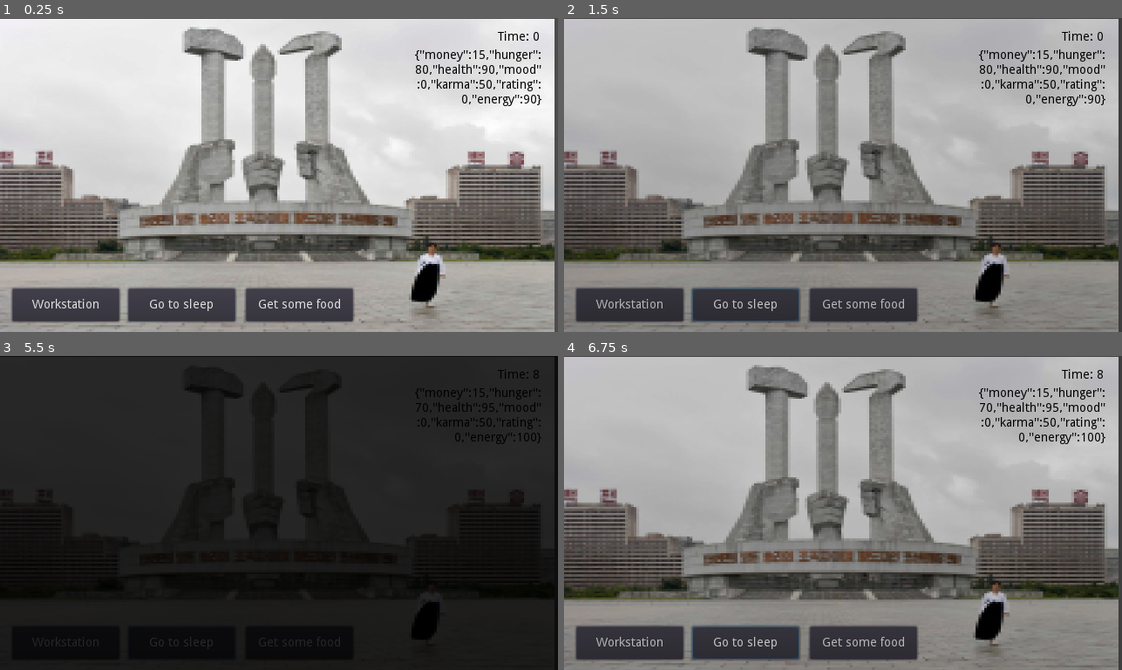
Above: before the commit, frames 1-4 (two rows, left to right).
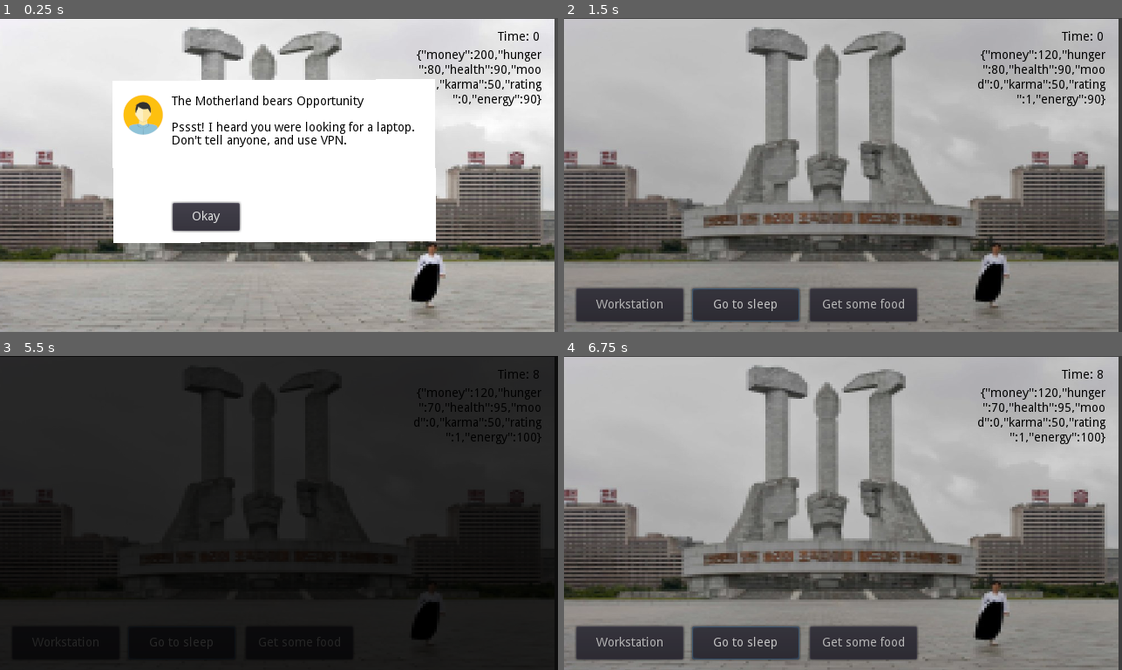
Above: after the commit, the same moments.

Repository: soulseekah/nomadsky
Game: Godot game, scene res://scenes/Main.tscn
Same seed, same stepped clock (60 frames per second), same inputs: the game is played once before the commit and once after it.
Inputs (mouse positions are in pixels of both pictures, inside the frame that each line leads up to):
- Up to frame 1 (0.25 s): no input
- Up to frame 2 (1.5 s): click (770, 215) at 0.5 s, where only the run after the commit has a clickable "Okay"; click "Go to sleep" at 1.25 s
- Up to frame 3 (5.5 s): click "Go to sleep" at 2 s; click "Workstation" at 2.75 s; click "Get some food" at 3.5 s; click "Workstation" at 4.25 s; click "Get some food" at 5 s
- Up to frame 4 (6.75 s): click "Workstation" at 5.75 s; click "Go to sleep" at 6.5 s

The runs differ from the first frame. In frame 1, 33% of the frame differs, in the area x 2-98%, y 10-97%; in frame 2, 1.2%; in frame 3, 0.6%; in frame 4, 1.2%.

Commit message:
all the things

Diff:
--- /dev/null
+++ b/assets/DejaVuSansMono.tres
@@ -0,0 +1,8 @@
+[gd_resource type="DynamicFont" load_steps=2 format=2]
+
+[sub_resource type="DynamicFontData" id=2]
+font_path = "res://assets/DejaVuSansMono.ttf"
+
+[resource]
+size = 14
+font_data = SubResource( 2 )
--- a/project.godot
+++ b/project.godot
@@ -9,6 +9,11 @@
 config_version=4
 
 _global_script_classes=[ {
+"base": "Node",
+"class": "Main",
+"language": "GDScript",
+"path": "res://src/Main.gd"
+}, {
 "base": "Reference",
 "class": "Modifiers",
 "language": "GDScript",
@@ -20,6 +25,7 @@
 "path": "res://src/Nomad.gd"
 } ]
 _global_script_class_icons={
+"Main": "",
 "Modifiers": "",
 "Nomad": ""
 }
--- /dev/null
+++ b/scenes/Courses.tscn
@@ -0,0 +1,124 @@
+[gd_scene load_steps=5 format=2]
+
+[ext_resource path="res://assets/DejaVuSansMono.tres" type="DynamicFont" id=1]
+
+[sub_resource type="DynamicFontData" id=2]
+font_path = "res://assets/DejaVuSansMono.ttf"
+
+[sub_resource type="DynamicFont" id=3]
+size = 20
+font_data = SubResource( 2 )
+
+[sub_resource type="ButtonGroup" id=4]
+
+[node name="Courses" type="Node2D"]
+
+[node name="ColorRect" type="ColorRect" parent="."]
+margin_right = 373.0
+margin_bottom = 276.0
+rect_pivot_offset = Vector2( -240.6, -30.3639 )
+__meta__ = {
+"_edit_use_anchors_": false
+}
+
+[node name="Label" type="Label" parent="."]
+margin_left = 10.0
+margin_top = 14.0
+margin_right = 103.0
+margin_bottom = 43.0
+custom_fonts/font = SubResource( 3 )
+custom_colors/font_color = Color( 0, 0, 0, 1 )
+text = "Courses"
+__meta__ = {
+"_edit_use_anchors_": false
+}
+
+[node name="Course1" type="CheckBox" parent="."]
+margin_left = 8.0
+margin_top = 64.0
+margin_right = 276.0
+margin_bottom = 101.0
+custom_fonts/font = ExtResource( 1 )
+custom_colors/font_color_hover_pressed = Color( 0, 0, 0, 1 )
+custom_colors/font_color = Color( 0, 0, 0, 1 )
+custom_colors/font_color_hover = Color( 0, 0, 0, 1 )
+custom_colors/font_color_pressed = Color( 0, 0, 0, 1 )
+group = SubResource( 4 )
+text = "Course Title Goes Here, $40"
+__meta__ = {
+"_edit_use_anchors_": false
+}
+
+[node name="Course2" type="CheckBox" parent="."]
+margin_left = 8.0
+margin_top = 95.0
+margin_right = 276.0
+margin_bottom = 132.0
+custom_fonts/font = ExtResource( 1 )
+custom_colors/font_color_hover_pressed = Color( 0, 0, 0, 1 )
+custom_colors/font_color = Color( 0, 0, 0, 1 )
+custom_colors/font_color_hover = Color( 0, 0, 0, 1 )
+custom_colors/font_color_pressed = Color( 0, 0, 0, 1 )
+group = SubResource( 4 )
+text = "Another Course, $50"
+__meta__ = {
+"_edit_use_anchors_": false
+}
+
+[node name="Course3" type="CheckBox" parent="."]
+margin_left = 8.0
+margin_top = 126.0
+margin_right = 276.0
+margin_bottom = 163.0
+custom_fonts/font = ExtResource( 1 )
+custom_colors/font_color_hover_pressed = Color( 0, 0, 0, 1 )
+custom_colors/font_color = Color( 0, 0, 0, 1 )
+custom_colors/font_color_hover = Color( 0, 0, 0, 1 )
+custom_colors/font_color_pressed = Color( 0, 0, 0, 1 )
+group = SubResource( 4 )
+text = "Another Course, $50"
+__meta__ = {
+"_edit_use_anchors_": false
+}
+
+[node name="Submit" type="Button" parent="."]
+margin_left = 25.0
+margin_top = 202.0
+margin_right = 126.0
+margin_bottom = 247.0
+text = "Do it"
+__meta__ = {
+"_edit_use_anchors_": false
+}
+
+[node name="Cancel" type="Button" parent="."]
+margin_left = 135.0
+margin_top = 202.0
+margin_right = 277.0
+margin_bottom = 247.0
+text = "Maybe Next Time"
+__meta__ = {
+"_edit_use_anchors_": false
+}
+
+[node name="Doing" type="Node2D" parent="."]
+visible = false
+
+[node name="ColorRect" type="ColorRect" parent="Doing"]
+margin_right = 374.0
+margin_bottom = 277.0
+__meta__ = {
+"_edit_use_anchors_": false
+}
+
+[node name="Label2" type="Label" parent="Doing/ColorRect"]
+margin_left = 111.0
+margin_top = 119.0
+margin_right = 243.0
+margin_bottom = 148.0
+custom_fonts/font = SubResource( 3 )
+custom_colors/font_color = Color( 0, 0, 0, 1 )
+text = "Learning..."
+__meta__ = {
+"_edit_use_anchors_": false
+}
--- /dev/null
+++ b/scenes/Quiz.tscn
@@ -0,0 +1,105 @@
+[gd_scene load_steps=5 format=2]
+
+[ext_resource path="res://assets/DejaVuSansMono.tres" type="DynamicFont" id=1]
+
+[sub_resource type="ButtonGroup" id=1]
+
+[sub_resource type="DynamicFontData" id=2]
+font_path = "res://assets/DejaVuSansMono.ttf"
+
+[sub_resource type="DynamicFont" id=3]
+size = 20
+font_data = SubResource( 2 )
+
+[node name="Quiz" type="Node2D"]
+
+[node name="ColorRect" type="ColorRect" parent="."]
+margin_top = 1.0
+margin_right = 378.0
+margin_bottom = 255.0
+__meta__ = {
+"_edit_use_anchors_": false
+}
+
+[node name="Answer1" type="CheckBox" parent="."]
+margin_left = 36.4183
+margin_top = 101.855
+margin_right = 88.4183
+margin_bottom = 126.855
+custom_fonts/font = ExtResource( 1 )
+custom_colors/font_color_hover_pressed = Color( 0, 0, 0, 1 )
+custom_colors/font_color = Color( 0, 0, 0, 1 )
+custom_colors/font_color_hover = Color( 0, 0, 0, 1 )
+custom_colors/font_color_pressed = Color( 0, 0, 0, 1 )
+group = SubResource( 1 )
+text = "Yes"
+__meta__ = {
+"_edit_use_anchors_": false
+}
+
+[node name="Answer2" type="CheckBox" parent="."]
+margin_left = 36.0
+margin_top = 126.0
+margin_right = 296.0
+margin_bottom = 151.0
+custom_fonts/font = ExtResource( 1 )
+custom_colors/font_color_hover_pressed = Color( 0, 0, 0, 1 )
+custom_colors/font_color = Color( 0, 0, 0, 1 )
+custom_colors/font_color_hover = Color( 0, 0, 0, 1 )
+custom_colors/font_color_pressed = Color( 0, 0, 0, 1 )
+group = SubResource( 1 )
+text = "Need to consult with roommate"
+__meta__ = {
+"_edit_use_anchors_": false
+}
+
+[node name="Answer3" type="CheckBox" parent="."]
+margin_left = 36.0
+margin_top = 149.272
+margin_right = 304.0
+margin_bottom = 174.272
+custom_fonts/font = ExtResource( 1 )
+custom_colors/font_color_hover_pressed = Color( 0, 0, 0, 1 )
+custom_colors/font_color = Color( 0, 0, 0, 1 )
+custom_colors/font_color_hover = Color( 0, 0, 0, 1 )
+custom_colors/font_color_pressed = Color( 0, 0, 0, 1 )
+group = SubResource( 1 )
+text = "You still haven't bought them?"
+__meta__ = {
+"_edit_use_anchors_": false
+}
+
+[node name="Submit" type="Button" parent="."]
+margin_left = 42.5455
+margin_top = 187.964
+margin_right = 132.546
+margin_bottom = 225.964
+text = "Submit"
+__meta__ = {
+"_edit_use_anchors_": false
+}
+
+[node name="Label" type="Label" parent="."]
+margin_left = 19.6189
+margin_top = 19.2063
+margin_right = 70.6189
+margin_bottom = 45.2063
+custom_fonts/font = SubResource( 3 )
+custom_colors/font_color = Color( 0, 0, 0, 1 )
+text = "Quiz"
+__meta__ = {
+"_edit_use_anchors_": false
+}
+
+[node name="Question" type="Label" parent="."]
+margin_left = 19.0
+margin_top = 49.0
+margin_right = 366.0
+margin_bottom = 100.0
+custom_fonts/font = ExtResource( 1 )
+custom_colors/font_color = Color( 0, 0, 0, 1 )
+text = "Is it worth buying 10,000 links to your post?"
+autowrap = true
+__meta__ = {
+"_edit_use_anchors_": false
+}
--- a/scenes/Workstation.tscn
+++ b/scenes/Workstation.tscn
@@ -1,6 +1,8 @@
-[gd_scene load_steps=2 format=2]
+[gd_scene load_steps=4 format=2]
 
 [ext_resource path="res://assets/art/laptops/red.png" type="Texture" id=1]
+[ext_resource path="res://scenes/Quiz.tscn" type="PackedScene" id=2]
+[ext_resource path="res://scenes/Courses.tscn" type="PackedScene" id=3]
 
 [node name="Node2D" type="Node2D"]
 
@@ -53,3 +55,11 @@
 __meta__ = {
 "_edit_use_anchors_": false
 }
+
+[node name="Quiz" parent="." instance=ExtResource( 2 )]
+visible = false
+position = Vector2( -190.064, -165.065 )
+
+[node name="Courses" parent="." instance=ExtResource( 3 )]
+visible = false
+position = Vector2( -190.772, -175.267 )
--- a/src/Cards.gd
+++ b/src/Cards.gd
@@ -4,16 +4,39 @@
 var cards: Array = []
 
 
-func pick() -> Card:
-	cards.shuffle()
+func pick(types: Array, main: Main) -> Card:
+	var valid = []
+	var total = 0
 
 	for card in cards:
 		if card.done:
 			continue
 
-		return card
+		if types and not card.type in types:
+			continue
+
+		if card.requirements.has('time') and card.requirements['time'] > main.time:
+			continue
+
+		valid.append(card)
+		total += int(card.chance * 1000)
+
+	if not valid.front():
+		return null
+
+	if valid.front().chance >= 1.0:
+		return valid.front()
+
+	var choice = (randi() % total) + 1
+	for card in valid:
+		choice -= int(card.chance * 1000)
+		if choice <= 0:
+			return card
 
 	return null
+
+func sort_cards(a, b):
+	return a.chance > b.chance
 
 class Card:
 	var type: String # one of work, accident, gift, decision, info
@@ -240,3 +263,5 @@
 			},
 		},
 	]: cards.append(Card.new(card))
+
+	cards.sort_custom(Cards, 'sort_cards')
--- a/src/Courses.gd
+++ b/src/Courses.gd
@@ -1,12 +1,27 @@
 extends Node
 
+func available(main: Main) -> Array:
+	var valid = []
+	courses.shuffle()
+
+	for course in courses:
+		if course.done:
+			continue
+
+		# TODO: Requirements
+
+		valid.append(course)
+		if valid.size() >= 3:
+			break
+
+	return valid
 
 var courses: Array = []
-
 
 class Course:
 	var name: String
 	var type: String
+	var done: bool
 
 	var cost: int
 
@@ -26,6 +41,7 @@
 		name = course['name']
 		type = course['type'] # copywriting, design, code, soft, gamedev
 		cost = course['cost']
+		done = false
 
 		for quiz in course.quiz:
 			quizzes.append(Quiz.new(quiz))
--- a/src/Main.gd
+++ b/src/Main.gd
@@ -1,4 +1,8 @@
 extends Node
+
+signal card_closed
+
+class_name Main
 
 var time: float
 var nomad: Nomad
@@ -7,12 +11,15 @@
 
 var last_pick: int
 var current_card
+var queued_card
 var actions
-
+var valid_courses: Array
 
 func _ready():
+	randomize()
+
 	nomad = Nomad.new()
-	nomad.money = 15
+	nomad.money = 200
 	nomad.health = 90
 	nomad.karma = 50
 	nomad.energy = 90
@@ -22,7 +29,7 @@
 	location = Modifiers.Location.Pyongyang.new()
 	actions = [$Card/Action1, $Card/Action2, $Card/Action3]
 
-	$Actions.show()
+	$Actions.hide()
 	$Workstation.hide()
 
 	$Actions/Work.connect('pressed', self, 'workstation_open')
@@ -32,6 +39,10 @@
 	$Workstation/Actions/Shutdown.connect('pressed', self, 'workstation_close')
 	$Workstation/Actions/Work.connect('pressed', self, 'find_work')
 
+	$Workstation/Actions/Courses.connect('pressed', self, 'show_courses')
+	$Workstation/Courses/Cancel.connect('pressed', self, 'hide_courses')
+	$Workstation/Courses/Submit.connect('pressed', self, 'do_course')
+
 	$Error/Okay.connect('pressed', self, 'dismiss_error')
 
 	$Card/Action1.connect('pressed', self, 'do_action_1')
@@ -40,18 +51,77 @@
 
 	nomad.connect('dead', self, 'dead')
 
+	#yield(get_tree().create_timer(3.0), 'timeout')
+
+	# First card
+	current_card = Cards.pick(['info'], self)
+	self.show_card(current_card)
+
+	yield(self, 'card_closed')
+	$Actions.show()
+
+	var timer = Timer.new()
+	timer.set_wait_time(5.0)
+	timer.set_one_shot(false)
+	timer.connect('timeout', self, 'maybe_pick_card')
+	self.add_child(timer)
+	timer.start()
+
 	$Timer.text = str(time);
 
 func _process(delta):
 	$Timer.text = 'Time: %s' % str(int(time))
 	$Stats.text = str(nomad)
 
+	if queued_card and self.is_idle():
+		current_card = queued_card
+
+		if $Workstation.visible:
+			$Workstation/Actions.hide()
+		else:
+			$Actions.hide()
+
+		self.show_card(current_card)
+		yield(self, 'card_closed')
+		queued_card = null
+
+		if $Workstation.visible:
+			$Workstation/Actions.show()
+		else:
+			$Actions.show()
+
+func is_idle():
+	if $Blackout.visible:
+		return false
+
+	if $Error.visible:
+		return false
+
+	if $Card.visible:
+		return false
+
+	if $Workstation/Loading.visible:
+		return false
+
+	if current_card:
+		return false
+
+	if $Workstation/Courses.visible:
+		return false
+
+	return true
+
+
 func dismiss_error():
 	$Error.hide()
 
+func maybe_pick_card():
+	if randf() > 0.9 and not queued_card:
+		queued_card = Cards.pick(['info', 'accident', 'gift', 'decision'], self)
+
 func dead(why):
 	var reasons = {
-		'hunger': 'You so hungry, you dead.'
+		'hunger': 'You so hungry, you so dead.'
 	}
 
 	$Blackout.show()
@@ -120,21 +190,27 @@
 	nomad.hunger(-1)
 
 	# Pick a card
-	current_card = Cards.pick()
-	$Card/Text.bbcode_text = '[b]%s[/b]\n\n%s' % [current_card.title, current_card.description]
+	current_card = Cards.pick(['work'], self)
+	self.show_card(current_card)
+
+	yield(self, 'card_closed')
+	$Workstation/Actions.show()
+
+func show_card(card):
+	$Card/Text.bbcode_text = '[b]%s[/b]\n\n%s' % [card.title, card.description]
 
 	# Hide all actions
 	for action in actions:
 		action.hide()
 
 	var i = 0
-	for action in current_card.actions:
+	for action in card.actions:
 		actions[i].text = action.capitalize()
 		actions[i].show()
 		i += 1
 
-	if current_card.type == 'work':
-		var accept = current_card.actions['accept']
+	if card.type == 'work':
+		var accept = card.actions['accept']
 		$Card/Text.bbcode_text += '\n\n$%d, ~%d hrs' % [accept['money'], accept['time']]
 
 	$Card.show()
@@ -153,22 +229,58 @@
 	$Workstation.hide()
 	$Actions.show()
 
+func show_courses():
+	valid_courses = Courses.available(self)
+	var placeholders = [$Workstation/Courses/Course1, $Workstation/Courses/Course2, $Workstation/Courses/Course3]
+
+	for label in placeholders:
+		label.hide()
+		label.pressed = false
+
+	var i = 0
+	for course in valid_courses:
+		placeholders[i].text = '%s, $%d' % [course.name, course.cost]
+		placeholders[i].show()
+		i += 1
+
+	placeholders.front().pressed = true
+
+	$Workstation/Courses.show()
+
+func hide_courses():
+	$Workstation/Courses.hide()
+
+func do_course():
+	$Workstation/Courses/Doing.show()
+	yield(get_tree().create_timer(3.0), 'timeout')
+
+	$Workstation/Courses.hide()
+	$Workstation/Courses/Doing.hide()
+
 func do_action(index):
 	var action = current_card.actions[actions[index].text.to_lower()]
+
+	var success: bool = true # TODO: calcs
 
 	if (action.has('time')):
 		time += action['time']
 		nomad.energy(-action['time'] * 2)
 		nomad.hunger(-action['time'])
 
-	if (action.has('karma')):
-		nomad.karma(action['karma'])
-
-	if (action.has('money')):
-		nomad.money(action['money'])
-
-	if (action.has('mood')):
-		nomad.mood(action['mood'])
+	if success:
+		if (action.has('karma')):
+			nomad.karma(action['karma'])
+
+		if (action.has('money')):
+			nomad.money(action['money'])
+
+		if (action.has('mood')):
+			nomad.mood(action['mood'])
+
+		nomad.rating(+1)
+	else:
+		nomad.rating(-1)
+		nomad.mood(-1)
 
 	print('Action: %s' % action)
 	print('Nomad: %s' % nomad)
@@ -178,7 +290,7 @@
 
 	current_card = null
 	$Card.hide()
-	$Workstation/Actions.show()
+	emit_signal('card_closed')
 
 func do_action_1():
 	return self.do_action(0)
--- a/src/Nomad.gd
+++ b/src/Nomad.gd
@@ -6,7 +6,6 @@
 
 # C.R.E.A.M
 var money: int
-
 
 # Properties
 var quarters: Modifiers.Quarters
Binary file added: assets/DejaVuSansMono.ttf
